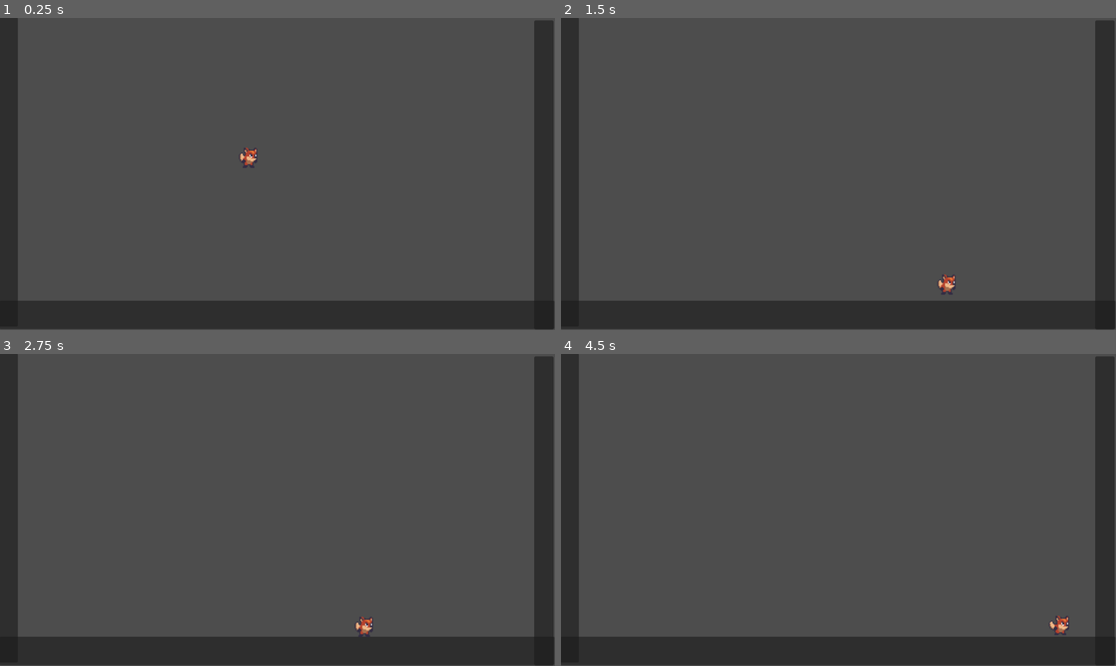
Above: before the commit, frames 1-4 (two rows, left to right).
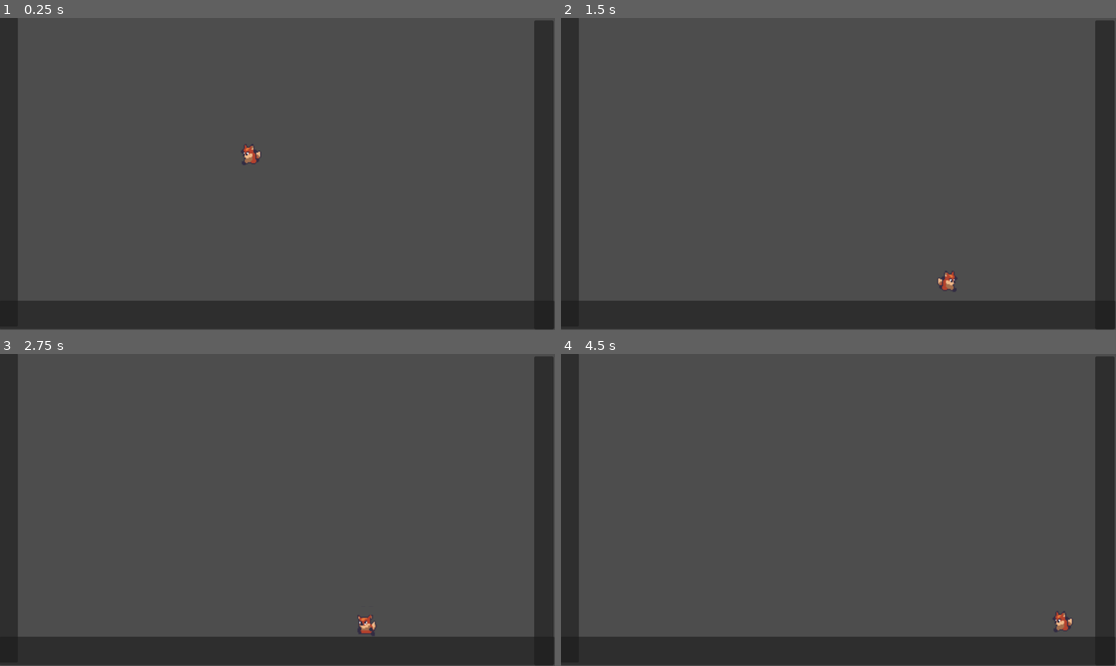
Above: after the commit, the same moments.

Repository: TarikPonciano/platformer-tarde
Game: Godot game, scene res://main.tscn
The game is run twice, just before and just after one commit, with the same random seed, the same clock (stepped at 60 frames per second) and the same inputs.
Inputs:
- Up to frame 1 (0.25 s): no input
- Up to frame 2 (1.5 s): tap Enter (ui_accept) at 0.5, 0.77 s; hold Right (ui_right) from 0.53 s (still down)
- Up to frame 3 (2.75 s): tap Enter (ui_accept) at 1.52 s; release Right (ui_right) at 2.03 s; hold Left (ui_left) from 2.03 s (still down)
- Up to frame 4 (4.5 s): release Left (ui_left) at 2.78 s; hold Right (ui_right) 2.78-4.28 s; tap Enter (ui_accept) at 3.02, 3.77 s; hold Left (ui_left) from 4.28 s (still down)

The runs differ from the first frame. In frame 1, 0.2% of the frame differs, in the area x 43-47%, y 40-49%; in frame 2, 0.1%; in frame 3, 0.2%; in frame 4, 0.2%, in the area x 87-93%, y 82-90%.

Commit message:
Update player_foxy.gd

Diff:
--- a/player_foxy.gd
+++ b/player_foxy.gd
@@ -4,6 +4,7 @@
 const SPEED = 300.0
 const JUMP_VELOCITY = -400.0
 var pulo_duplo = true
+@onready var animacao = $AnimatedSprite2D
 
 
 func _physics_process(delta: float) -> void:
@@ -32,6 +33,23 @@
 	else:
 		velocity.x = move_toward(velocity.x, 0, SPEED)
 
+	atualizar_animacao()
+
+	move_and_slide()
 
 
-	move_and_slide()
+
+func atualizar_animacao():
+	if velocity.x > 0:
+		animacao.flip_h = false
+	else:
+		animacao.flip_h = true
+
+	if velocity.y < 0:
+		animacao.play("jump")
+	elif velocity.y > 0:
+		animacao.play("fall")
+	elif velocity.x != 0:
+		animacao.play("run")
+	else:
+		animacao.play("idle")
